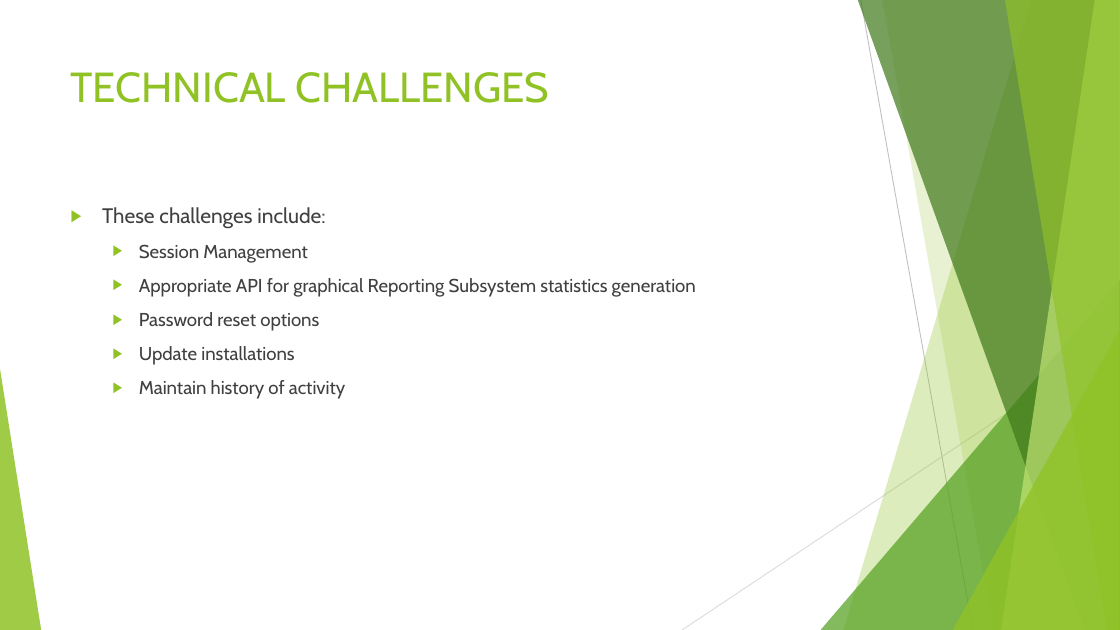
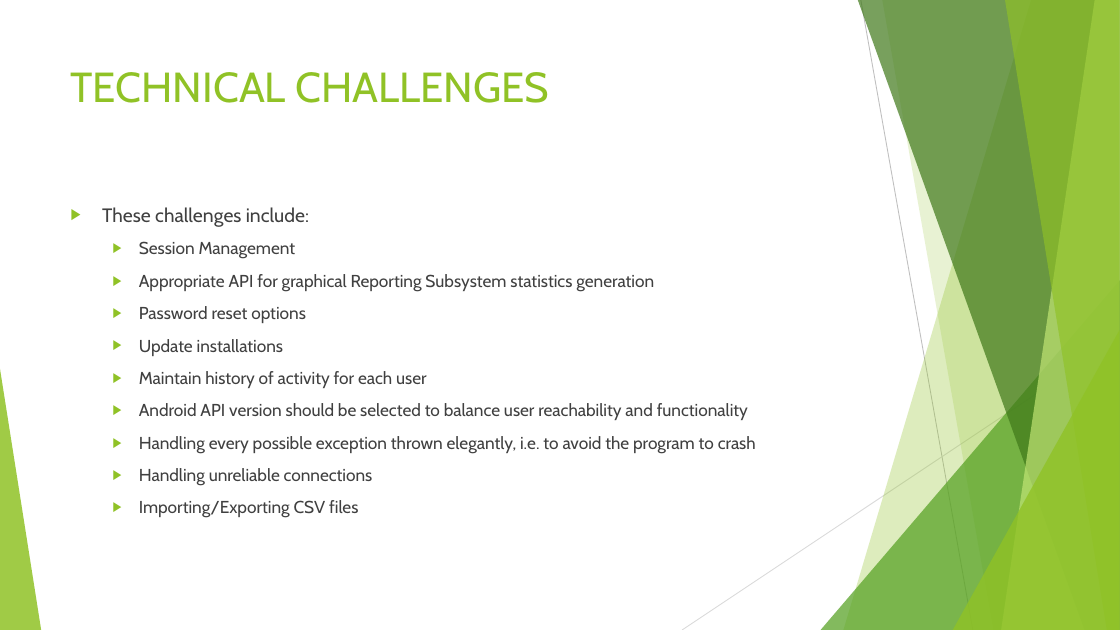
Before and after one commit to u14077893/Bravo, a slide deck: slide 18 of Android Interface/Presentation/COS 301 Presentation.pptx. Drawn at 1120x630 pixels with LibreOffice and Linux fonts; fonts in the diff are those of the drawing. Boxes give left, top, right and bottom in pixels: in the first picture for what was removed or moved away, otherwise in the second. Text is boxed around its words. In the diff, an @@ line names an element or a change of style, - is before the commit and + after.

Commit message:
Presentation
Work In Progress

```diff
--- a/Android Interface/Presentation/COS 301 Presentation.pptx
+++ b/Android Interface/Presentation/COS 301 Presentation.pptx
@@ text at <box>102,207,654,356</box>: size 18 to 16.6 pt in "These challenges include:"; size 16 to 14.8 pt in "Session Management", "Appropriate API for graphical Reporting Subsystem statistics ...", "Password reset options", "Update installations" @@
@@ text at <box>139,371,756,518</box>: text changed; size 16 to 14.8 pt @@
-  ▶ Maintain history of activity
+  ▶ Maintain history of activity for each user
+  ▶ Android API version should be selected to balance user reachability and functionality
+  ▶ Handling every possible exception thrown elegantly, i.e. to avoid the program to crash
+  ▶ Handling unreliable connections
+  ▶ Importing/Exporting CSV files
```
